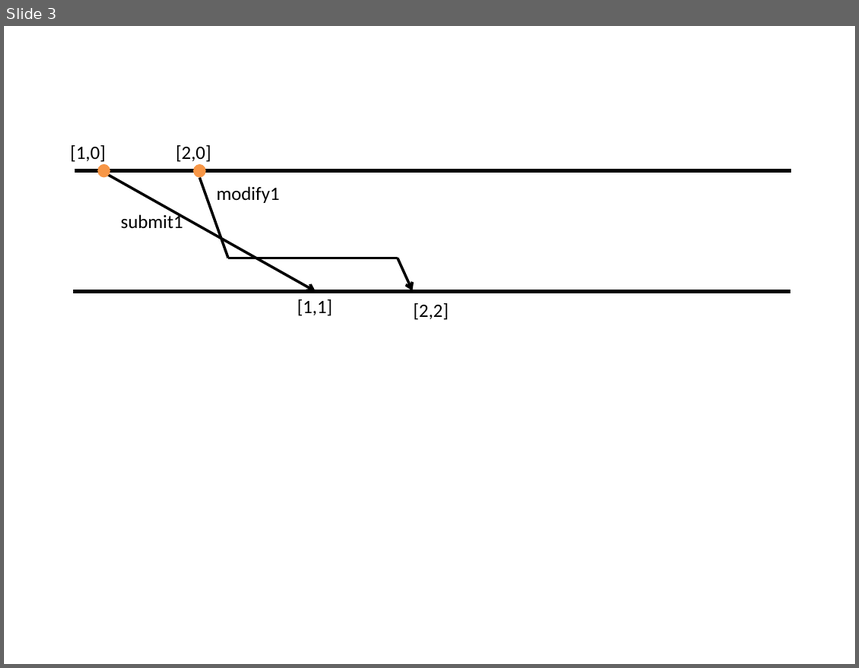
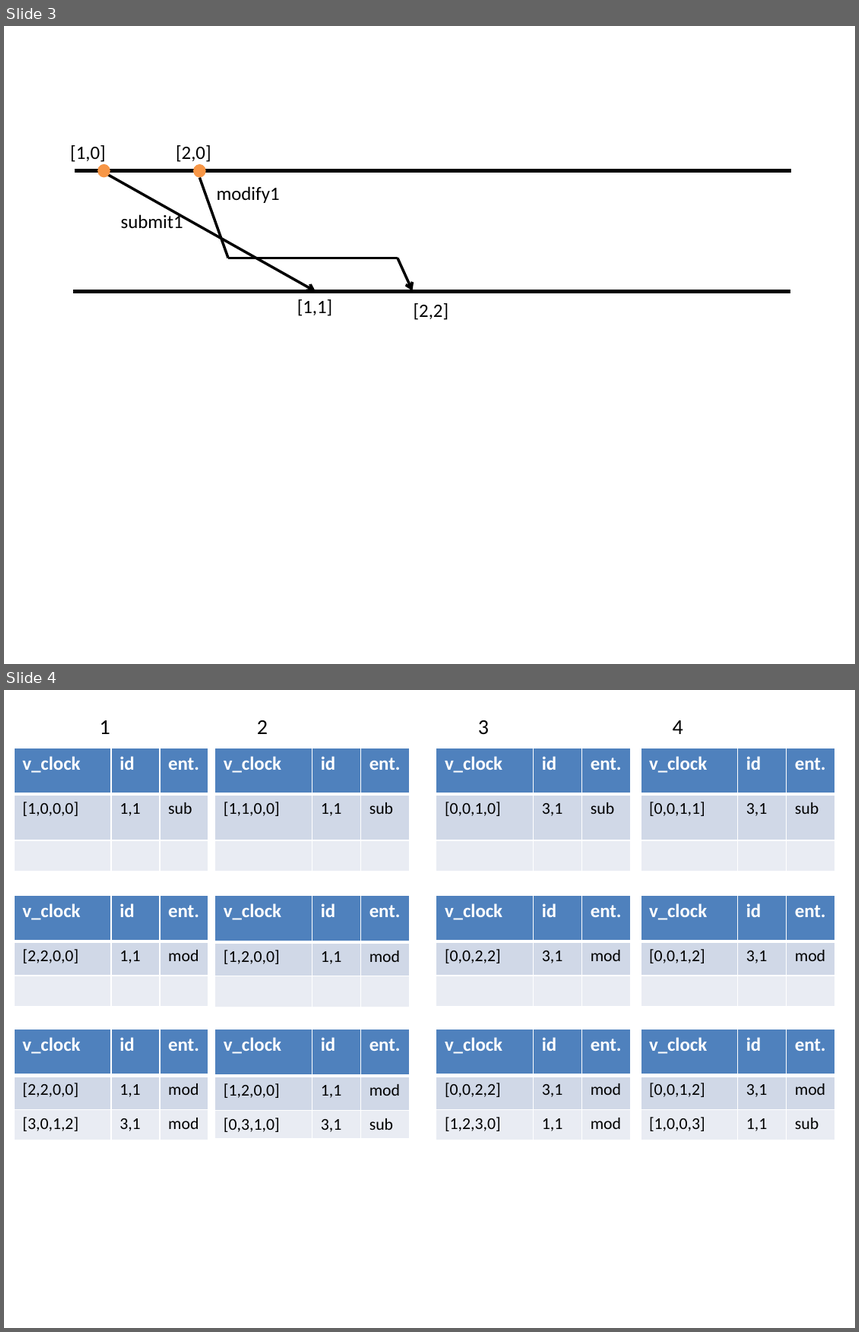
Before and after one commit to tjeromin/Distributed-Systems, a slide deck: Lab3/Slides, etc/vector_clocks_timeline.pptx. Shown one above the other, each under a label of ours: slide 3 before the commit, slides 3 and 4 after it. The pictures are 859x668 and 859x1332 pixels, drawn with LibreOffice and Linux fonts; fonts in the diff are those of the drawing. Boxes give left, top, right and bottom in pixels: in the first picture for what was removed or moved away, otherwise in the second. Text is boxed around its words. In the diff, an @@ line names an element or a change of style, - is before the commit and + after.

Commit message:
updated slides

```diff
--- a/Lab3/Slides, etc/vector_clocks_timeline.pptx
+++ b/Lab3/Slides, etc/vector_clocks_timeline.pptx
@@ slide 4 added at (4, 690, 855, 1328), background #FFFFFF @@
@@ text added at (100, 720, 110, 734), 18 pt, text #000000 @@
+1
@@ text added at (257, 720, 268, 734), 18 pt, text #000000 @@
+2
@@ text added at (478, 720, 489, 734), 18 pt, text #000000 @@
+3
@@ text added at (673, 720, 683, 734), 18 pt, text #000000 @@
+4
@@ table added at (14, 748, 208, 872), 3 rows, 3 columns @@
+v_clock | id | ent.
+[1,0,0,0] | 1,1 | sub
+ |  | 
@@ table added at (215, 748, 409, 872), 3 rows, 3 columns @@
+v_clock | id | ent.
+[1,1,0,0] | 1,1 | sub
+ |  | 
@@ table added at (436, 748, 630, 872), 3 rows, 3 columns @@
+v_clock | id | ent.
+[0,0,1,0] | 3,1 | sub
+ |  | 
@@ table added at (641, 748, 835, 872), 3 rows, 3 columns @@
+v_clock | id | ent.
+[0,0,1,1] | 3,1 | sub
+ |  | 
@@ table added at (14, 895, 208, 1007), 3 rows, 3 columns @@
+v_clock | id | ent.
+[2,2,0,0] | 1,1 | mod
+ |  | 
@@ table added at (215, 895, 409, 1008), 3 rows, 3 columns @@
+v_clock | id | ent.
+[1,2,0,0] | 1,1 | mod
+ |  | 
@@ table added at (436, 895, 630, 1007), 3 rows, 3 columns @@
+v_clock | id | ent.
+[0,0,2,2] | 3,1 | mod
+ |  | 
@@ table added at (641, 895, 835, 1007), 3 rows, 3 columns @@
+v_clock | id | ent.
+[0,0,1,2] | 3,1 | mod
+ |  | 
@@ table added at (14, 1030, 208, 1141), 3 rows, 3 columns @@
+v_clock | id | ent.
+[2,2,0,0] | 1,1 | mod
+[3,0,1,2] | 3,1 | mod
@@ table added at (215, 1030, 409, 1139), 3 rows, 3 columns @@
+v_clock | id | ent.
+[1,2,0,0] | 1,1 | mod
+[0,3,1,0] | 3,1 | sub
@@ table added at (436, 1030, 630, 1141), 3 rows, 3 columns @@
+v_clock | id | ent.
+[0,0,2,2] | 3,1 | mod
+[1,2,3,0] | 1,1 | mod
@@ table added at (641, 1030, 835, 1141), 3 rows, 3 columns @@
+v_clock | id | ent.
+[0,0,1,2] | 3,1 | mod
+[1,0,0,3] | 1,1 | sub
```
